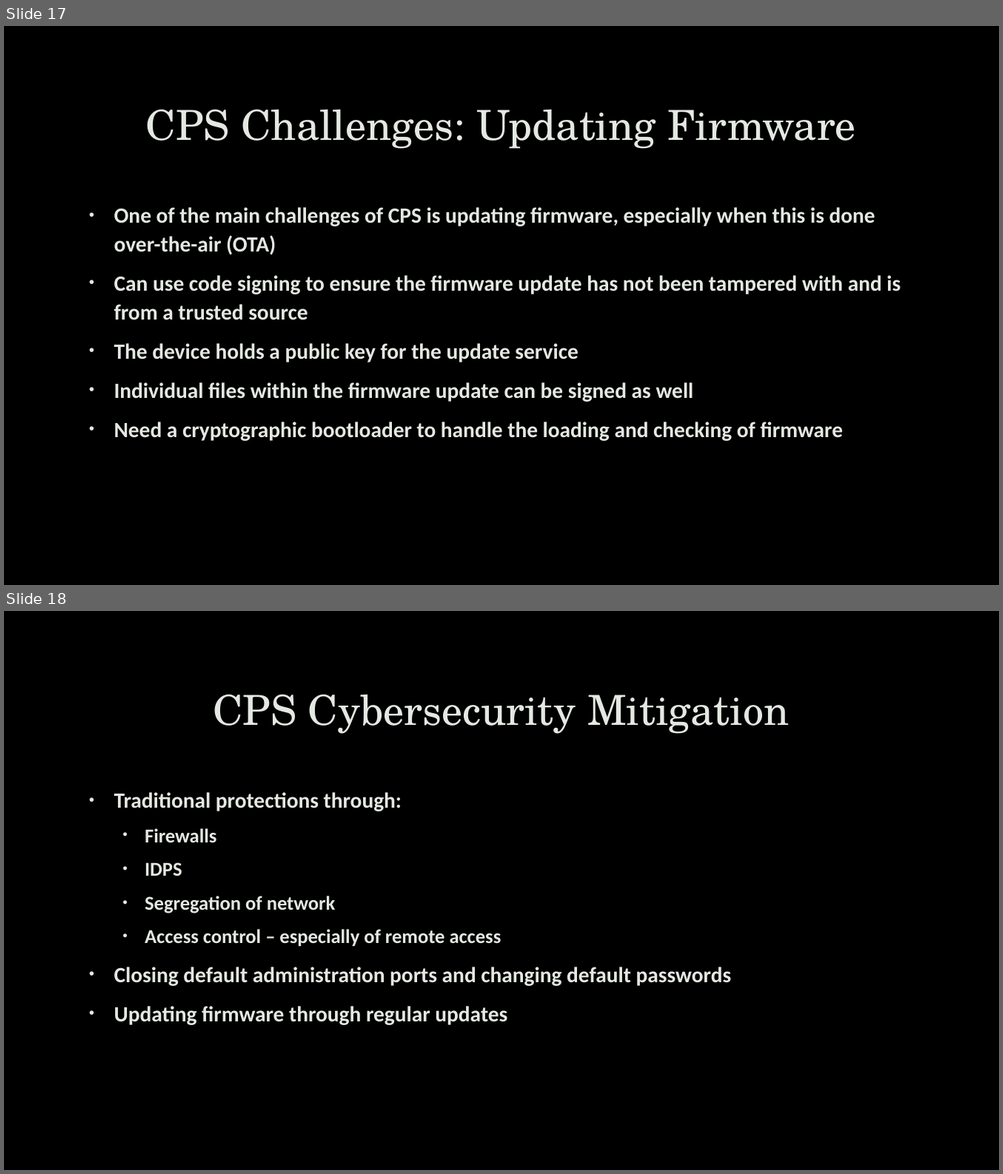
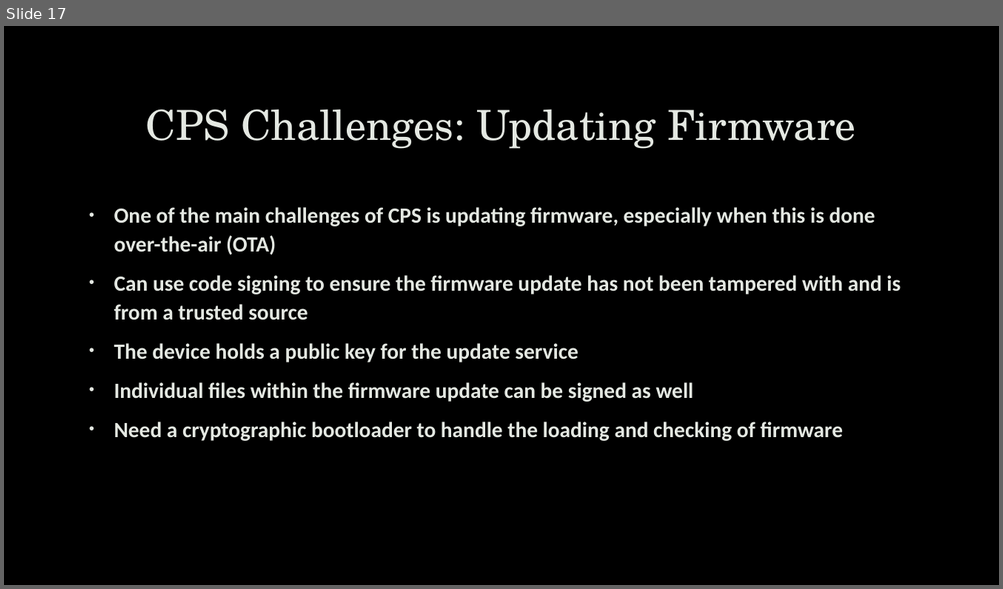
Before and after one commit to robert-mcknight/citx1003, a slide deck: cits1003-lecture_slides/CITS1003-A CI & CPS.pptx. Shown one above the other, each under a label of ours: slides 17 and 18 before the commit, slide 17 after it. The pictures are 1003x1174 and 1003x589 pixels, drawn with LibreOffice and Linux fonts; fonts in the diff are those of the drawing; background and template pictures are left out. Boxes give left, top, right and bottom in pixels: in the first picture for what was removed or moved away, otherwise in the second. Text is boxed around its words. In the diff, an @@ line names an element or a change of style, - is before the commit and + after.

```diff
--- a/cits1003-lecture_slides/CITS1003-A CI & CPS.pptx
+++ b/cits1003-lecture_slides/CITS1003-A CI & CPS.pptx
@@ slide 18 removed at box(4, 611, 999, 1170), background picture (left out) @@
@@ title removed at box(213, 694, 788, 734) @@
-CPS Cybersecurity Mitigation
@@ text removed at box(114, 792, 731, 1025) @@
-• Traditional protections through:
-  • Firewalls
-  • IDPS
-  • Segregation of network
-  • Access control – especially of remote access
-• Closing default administration ports and changing default passwords
-• Updating firmware through regular updates
```
Also in this commit, not shown: 1 slide changed, 8 other files.
